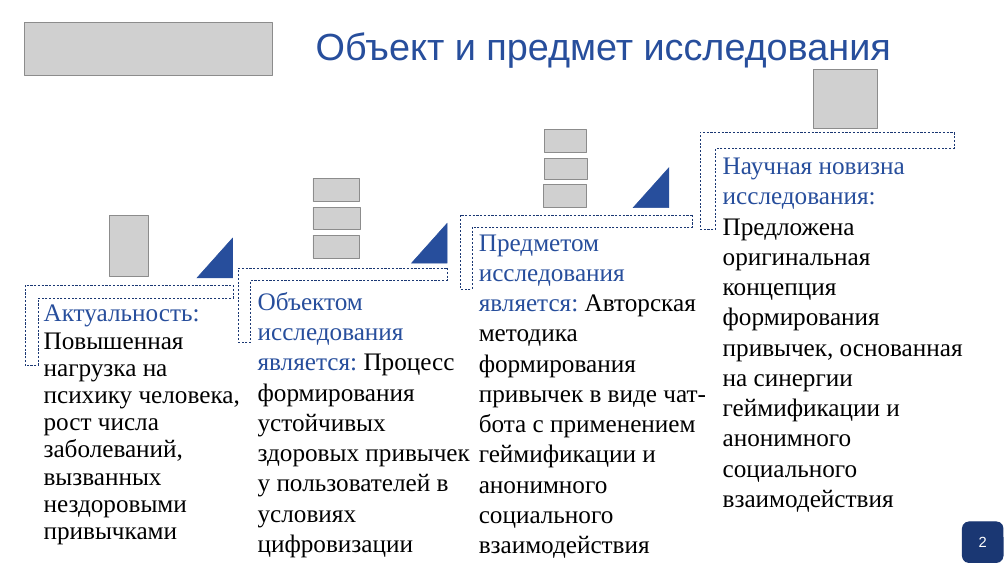
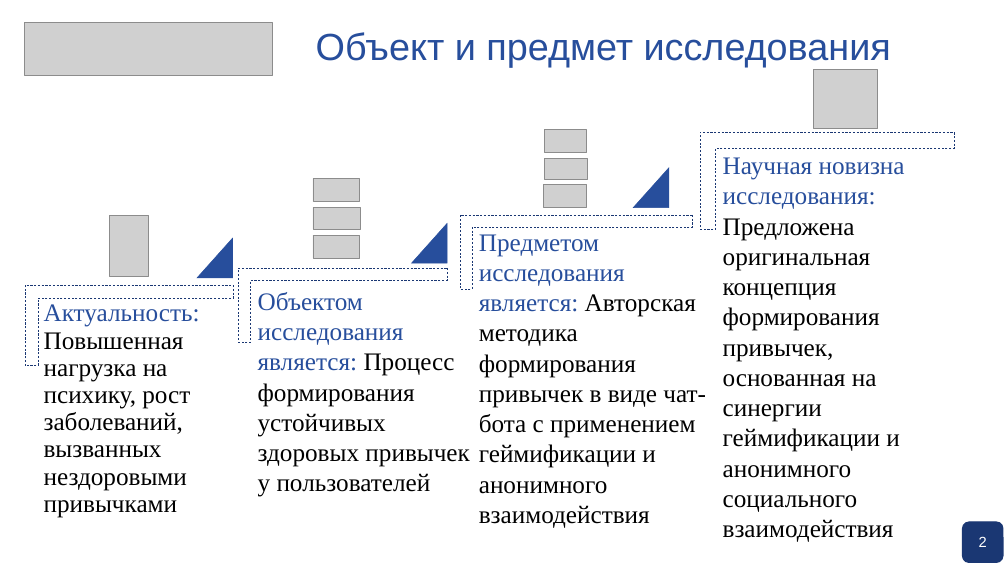
Before and after one commit to pagamov/pagamov_bot, a slide deck: slide 2 of docs/Презентация Гамов.pptx. Drawn at 1008x567 pixels with LibreOffice and Linux fonts; fonts in the diff are those of the drawing; grey boxes stand for pictures; background and template pictures are left out. Boxes give left, top, right and bottom in pixels: in the first picture for what was removed or moved away, otherwise in the second. Text is boxed around its words. In the diff, an @@ line names an element or a change of style, - is before the commit and + after.

```diff
--- a/docs/Презентация Гамов.pptx
+++ b/docs/Презентация Гамов.pptx
@@ free "Научная новизна исследования: Предложена оригинальная ...": place and size @@
-free "Научная новизна исследования: Предложена оригинальная ..." at (712,138,999,547)
+free "Научная новизна исследования: Предложена оригинальная ..." at (712,138,963,555)
@@ free "Предметом исследования является: Авторская методика ...": place and size @@
-free "Предметом исследования является: Авторская методика ..." at (468,215,733,551)
+free "Предметом исследования является: Авторская методика ..." at (468,215,721,555)
@@ text in free at (479,234,706,528): text changed @@
-Предметом исследования является: Авторская методика формирования привычек в виде чат-бота с применением геймификации и анонимного социального взаимодействия
+Предметом исследования является: Авторская методика формирования привычек в виде чат-бота с применением геймификации и анонимного взаимодействия
@@ free "Объектом исследования является: Процесс формирования ...": place and size @@
-free "Объектом исследования является: Процесс формирования ..." at (247,274,498,548)
+free "Объектом исследования является: Процесс формирования ..." at (247,274,484,555)
@@ text in free at (258,292,469,497): text changed @@
-Объектом исследования является: Процесс формирования устойчивых здоровых привычек у пользователей в условиях цифровизации
+Объектом исследования является: Процесс формирования устойчивых здоровых привычек у пользователей
@@ text in free at (44,304,200,518): text changed @@
-Актуальность: Повышенная нагрузка на психику человека, рост числа заболеваний, вызванных нездоровыми привычками
+Актуальность: Повышенная нагрузка на психику, рост заболеваний, вызванных нездоровыми привычками
```
Also in this commit, not shown: 12 other slides changed, 4 slides removed, 1 other file.
